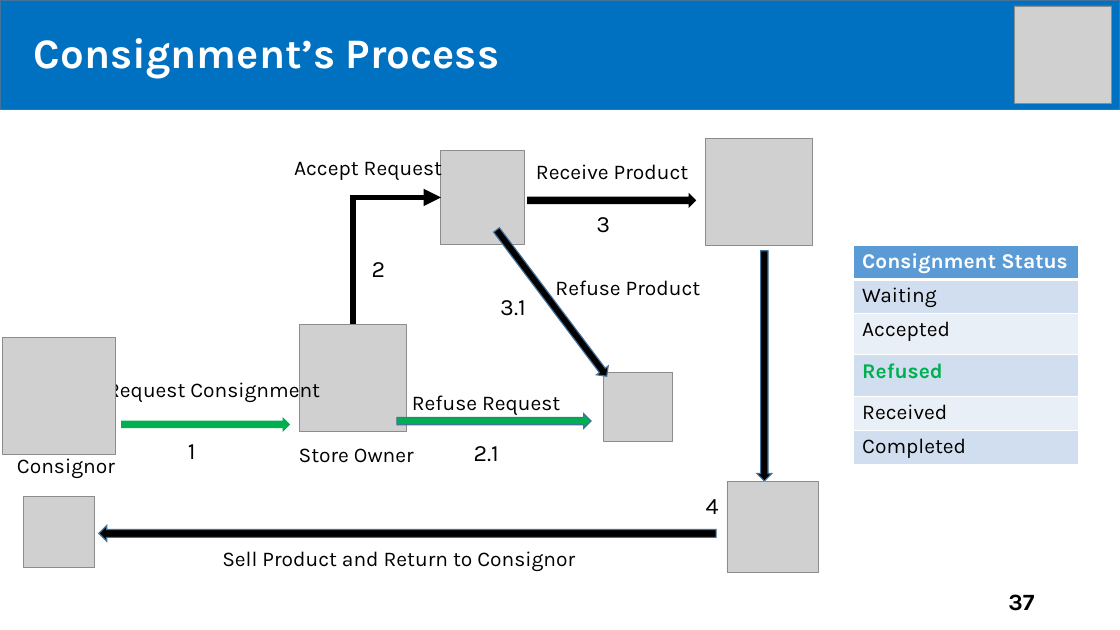
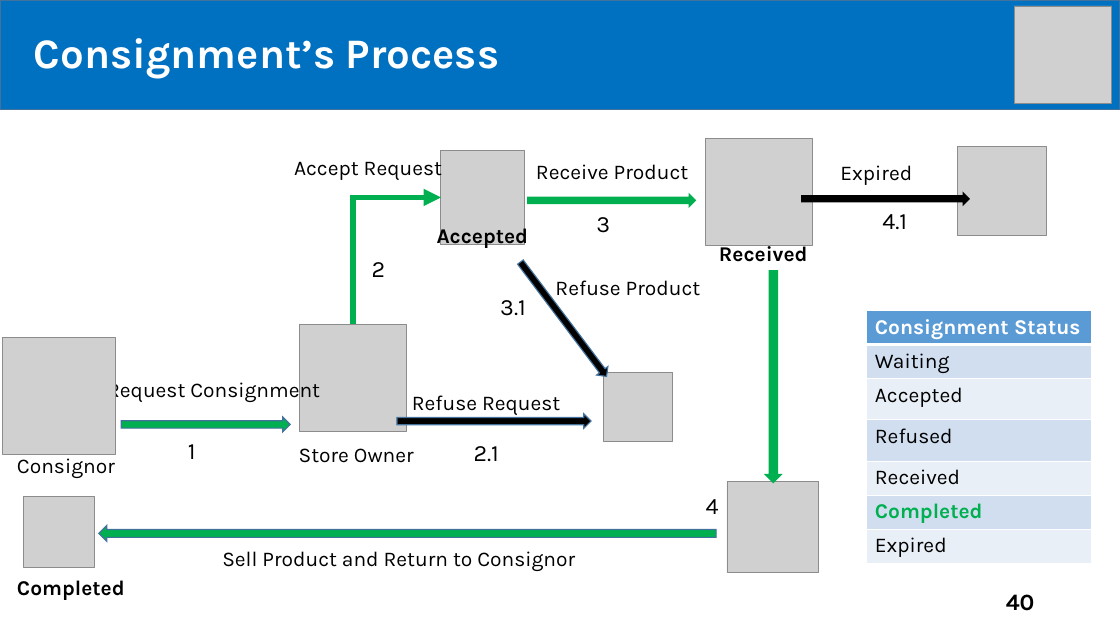
Before and after one commit to tiendan3108/CP, a slide deck: slide 40 of Source/Presentation/PreFinalPresentation.pptx (slide 37 before the commit). Drawn at 1120x630 pixels with LibreOffice and Linux fonts; fonts in the diff are those of the drawing; grey boxes stand for pictures. Boxes give left, top, right and bottom in pixels: in the first picture for what was removed or moved away, otherwise in the second. Text is boxed around its words. In the diff, an @@ line names an element or a change of style, - is before the commit and + after.

Commit message:
update

```diff
--- a/Source/Presentation/PreFinalPresentation.pptx
+++ b/Source/Presentation/PreFinalPresentation.pptx
@@ picture added at bbox=[958, 147, 1047, 236] @@
@@ text added at bbox=[840, 165, 912, 185], 18 pt, text #000000 @@
+Expired
@@ elbow arrow (353, 324) - (441, 197): stroke #000000 5 pt to #00B050 5 pt @@
@@ right arrow at bbox=[528, 193, 697, 208]: fill #000000 to #00B050 @@
@@ right arrow added at bbox=[802, 192, 970, 207], fill #000000 @@
@@ text added at bbox=[437, 223, 529, 248], 18 pt, text #000000, bold @@
+Accepted
@@ text added at bbox=[882, 214, 907, 229], 20 pt, text #000000 @@
+4.1
@@ right arrow: place and size @@
-right arrow at bbox=[491, 225, 613, 380]
+right arrow at bbox=[515, 258, 612, 381]
@@ text added at bbox=[719, 242, 808, 262], 18 pt, text #000000, bold @@
+Received
@@ right arrow: place and size @@
-right arrow at bbox=[757, 251, 772, 481]
+right arrow at bbox=[765, 270, 783, 483]
@@ right arrow at bbox=[765, 270, 783, 483]: fill #000000 to #00B050; outline #43739E 1 pt to none @@
@@ table at bbox=[867, 311, 1091, 564] @@
+row 7: Expired
@@ table: place and size @@
-table at bbox=[854, 245, 1078, 465]
+table at bbox=[867, 311, 1091, 564]
@@ right arrow at bbox=[121, 417, 290, 432]: outline none to #43739E 1 pt @@
@@ right arrow at bbox=[397, 414, 592, 429]: fill #00B050 to #000000 @@
@@ right arrow at bbox=[99, 526, 717, 542]: fill #000000 to #00B050 @@
@@ text added at bbox=[17, 580, 125, 600], 18 pt, text #000000, bold @@
+Completed
@@ page number at bbox=[1006, 594, 1035, 611]: text changed @@
-37
+40
```
Also in this commit, not shown: 22 other slides changed, 14 slides added.
